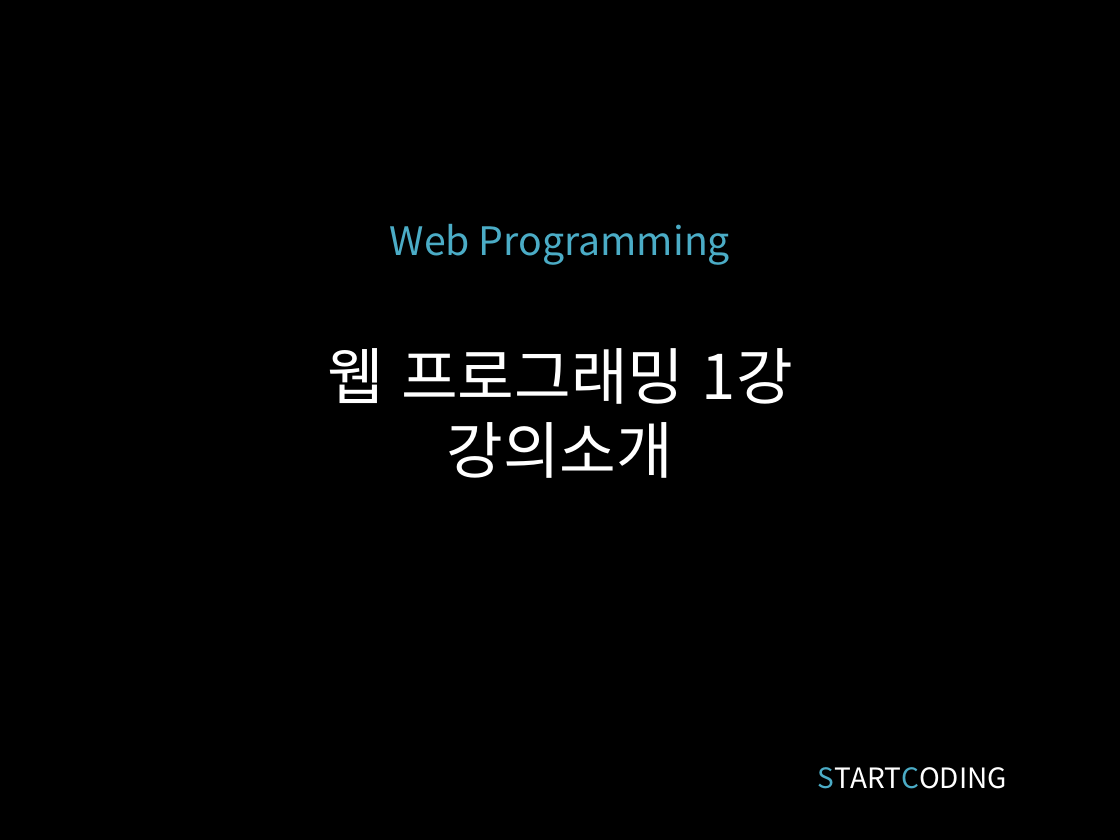
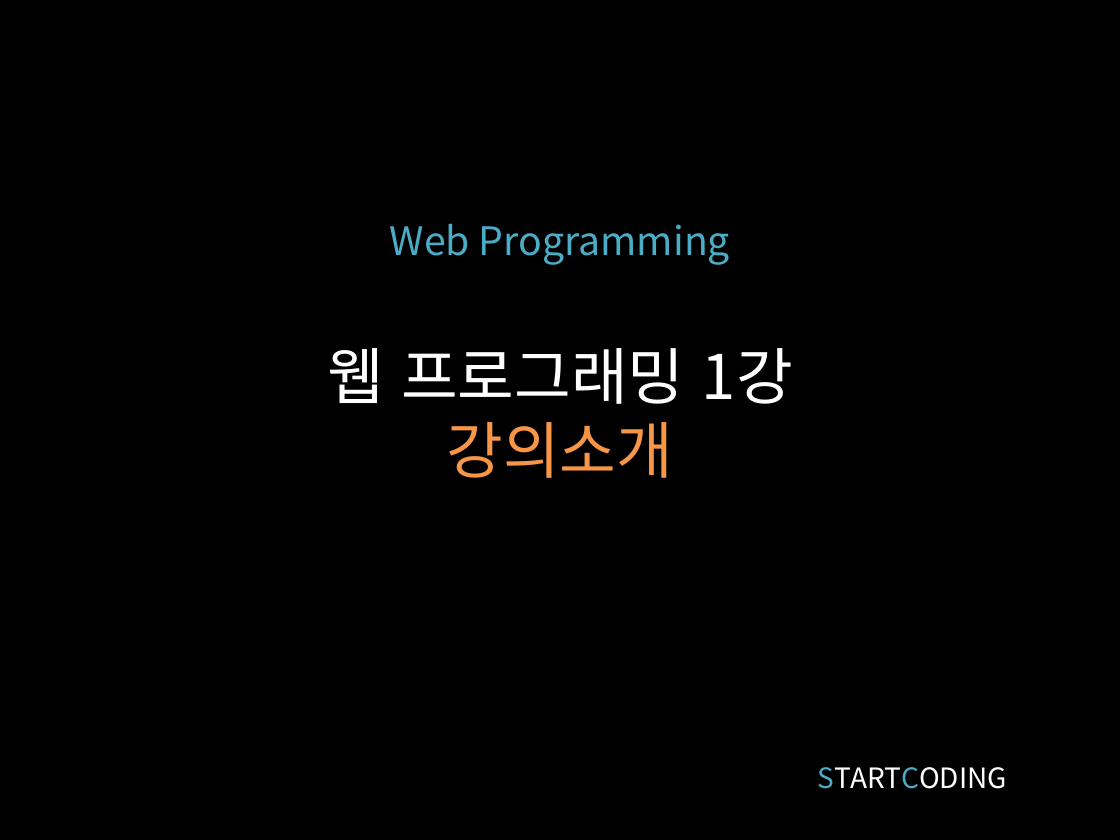
Before and after one commit to kwonkijun/web, a slide deck: slide 1 of 프론트엔드기초(PPT)/웹프로그래밍 1강_강의소개.pptx. Drawn at 1120x840 pixels with LibreOffice and Linux fonts; fonts in the diff are those of the drawing. Boxes give left, top, right and bottom in pixels: in the first picture for what was removed or moved away, otherwise in the second. Text is boxed around its words. In the diff, an @@ line names an element or a change of style, - is before the commit and + after.

```diff
--- a/프론트엔드기초(PPT)/웹프로그래밍 1강_강의소개.pptx
+++ b/프론트엔드기초(PPT)/웹프로그래밍 1강_강의소개.pptx
@@ title "Web Programming 웹 프로그래밍 1강 ..." at bbox=[327, 224, 793, 478]: text colour #FFFFFF to #F79646 in "강의소개" @@
```
Also in this commit, not shown: 12 other slides changed, 1 slide added, 27 other files.
